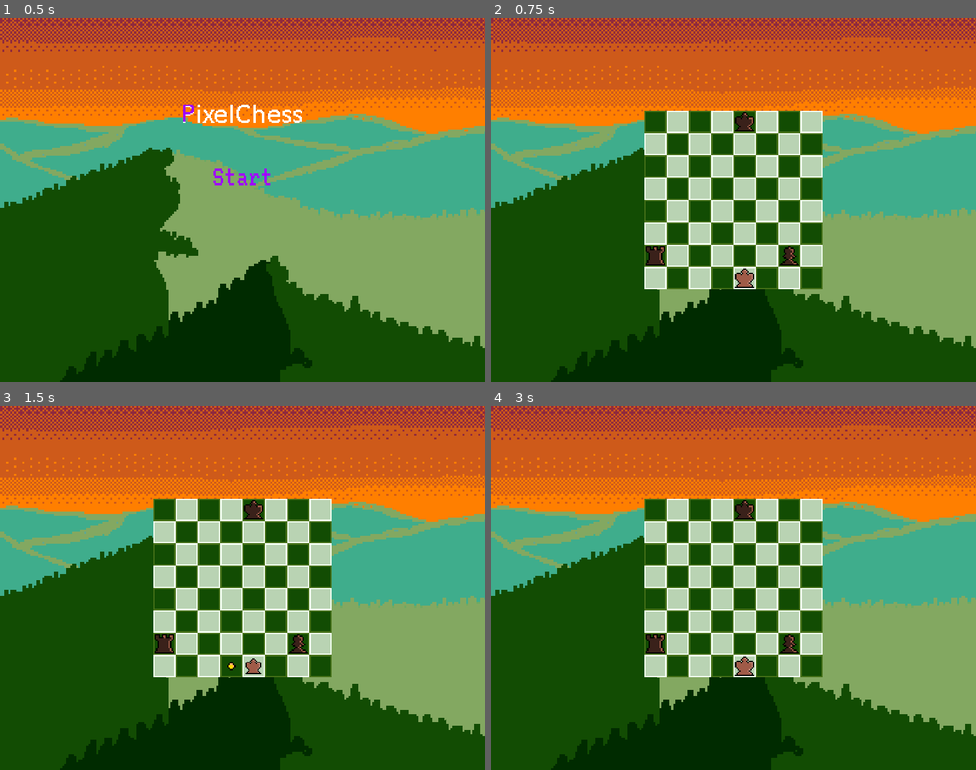
Above: before the commit, frames 1-4 (two rows, left to right).
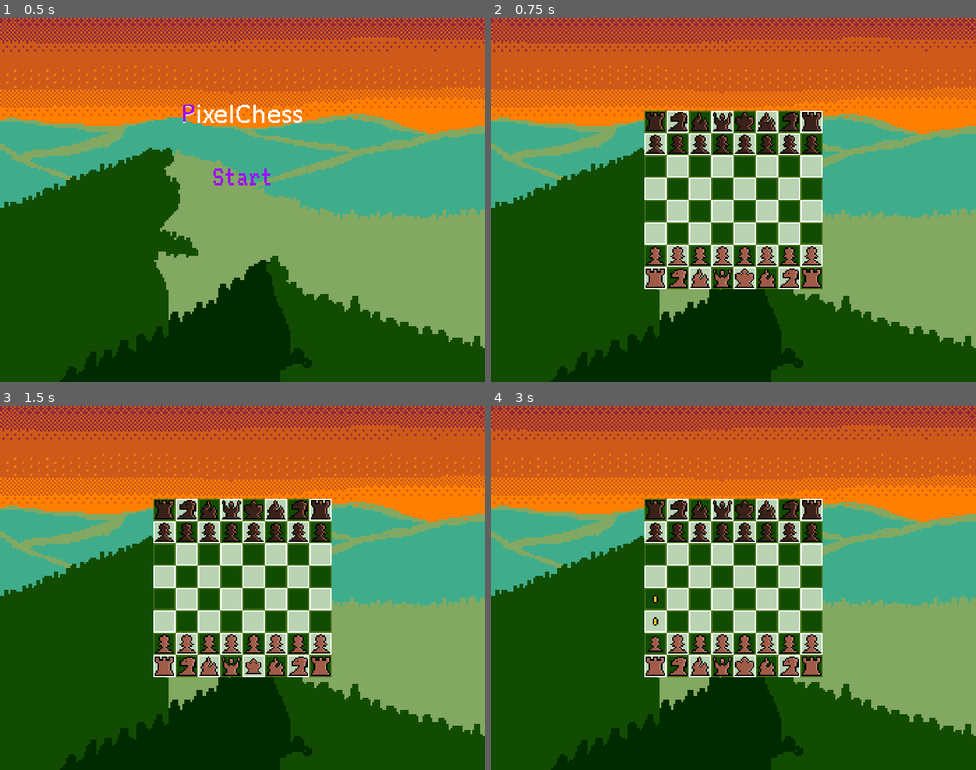
Above: after the commit, the same moments.

Repository: isaiahltupal/PixelChess
Game: Godot game, scene res://Scenes/main_menu.tscn
Same seed, same stepped clock (60 frames per second), same inputs: the game is played once before the commit and once after it.
Inputs (mouse positions are in pixels of both pictures, inside the frame that each line leads up to):
- Up to frame 1 (0.5 s): no input
- Up to frame 2 (0.75 s): click (733, 178) at 0.5 s
- Up to frame 3 (1.5 s): tap Enter at 1.25 s; move the mouse to (252, 664) at 1.27 s; press the mouse at (252, 664) at 1.28 s
- Up to frame 4 (3 s): tap Space at 2 s; move the mouse to (743, 511) at 2.02 s; release the mouse at (743, 511) at 2.03 s; click (743, 511) at 2.1 s; tap Enter at 2.75 s; move the mouse to (655, 642) at 2.77 s; press the mouse at (655, 642) at 2.78 s

Frame 1 is identical in both runs. In frame 2, 4.0% of the frame differs, in the area x 31-69%, y 25-75%; in frame 3, 4.0%; in frame 4, 4.1%.

Commit message:
en passant and quit game

Diff:
--- a/Scenes/end_screen.gd
+++ b/Scenes/end_screen.gd
@@ -1,5 +1,5 @@
 class_name EndScreen
-extends CanvasLayer
+extends Control
 
 
 # Called when the node enters the scene tree for the first time.
@@ -20,3 +20,17 @@
 		%Team.text = "BLACK"
 	else:
 		%Team.text = "WHITE"
+
+
+
+
+
+func _on_play_again_button_pressed() -> void:
+	var packed_game:PackedScene = preload("res://Scenes/game.tscn")
+	get_tree().change_scene_to_packed(packed_game)
+
+
+
+func _on_quit_button_pressed() -> void:
+	var packed_game:PackedScene = preload("res://Scenes/main_menu.tscn")
+	get_tree().change_scene_to_packed(packed_game)
--- a/Scenes/end_screen.tscn
+++ b/Scenes/end_screen.tscn
@@ -1,7 +1,8 @@
-[gd_scene load_steps=4 format=3 uid="uid://kvshxnuvof1o"]
+[gd_scene load_steps=5 format=3 uid="uid://kvshxnuvof1o"]
 
 [ext_resource type="Script" path="res://Scenes/end_screen.gd" id="1_d5qre"]
 [ext_resource type="Texture2D" uid="uid://dox2fl460gv13" path="res://ui elements.png" id="1_nnoyr"]
+[ext_resource type="Theme" uid="uid://c0q0w54400a2w" path="res://resources/theme.tres" id="3_opb58"]
 
 [sub_resource type="StyleBoxTexture" id="StyleBoxTexture_4kaem"]
 texture = ExtResource("1_nnoyr")
@@ -11,43 +12,68 @@
 texture_margin_bottom = 4.0
 region_rect = Rect2(6, 80, 104, 72)
 
-[node name="EndScreen" type="CanvasLayer"]
+[node name="EndScreen" type="Control"]
+layout_mode = 3
+anchors_preset = 0
 script = ExtResource("1_d5qre")
 
 [node name="Panel" type="Panel" parent="."]
-offset_left = 328.0
-offset_top = 248.0
-offset_right = 467.0
-offset_bottom = 360.0
+layout_mode = 1
+anchors_preset = 4
+anchor_top = 0.5
+anchor_bottom = 0.5
+offset_top = -56.0
+offset_right = 139.0
+offset_bottom = 56.0
+grow_vertical = 2
 size_flags_horizontal = 4
 size_flags_vertical = 4
 theme_override_styles/panel = SubResource("StyleBoxTexture_4kaem")
 
-[node name="HBoxContainer" type="HBoxContainer" parent="."]
+[node name="VBoxContainer" type="VBoxContainer" parent="Panel"]
+layout_mode = 1
 anchors_preset = 8
 anchor_left = 0.5
 anchor_top = 0.5
 anchor_right = 0.5
 anchor_bottom = 0.5
-offset_left = -43.5
+offset_left = -49.5
 offset_top = -20.0
-offset_right = 43.5
+offset_right = 49.5
 offset_bottom = 20.0
 grow_horizontal = 2
 grow_vertical = 2
+
+[node name="HBoxContainer" type="HBoxContainer" parent="Panel/VBoxContainer"]
+layout_mode = 2
+size_flags_horizontal = 4
 alignment = 1
 
-[node name="Team" type="Label" parent="HBoxContainer"]
+[node name="Team" type="Label" parent="Panel/VBoxContainer/HBoxContainer"]
 unique_name_in_owner = true
 layout_mode = 2
+theme = ExtResource("3_opb58")
 text = "Team"
 horizontal_alignment = 1
 
-[node name="Label" type="Label" parent="HBoxContainer"]
+[node name="Label" type="Label" parent="Panel/VBoxContainer/HBoxContainer"]
 layout_mode = 2
+theme = ExtResource("3_opb58")
 text = "Won "
 horizontal_alignment = 1
 metadata/_edit_use_anchors_ = true
 
-[node name="Button" type="Button" parent="HBoxContainer"]
+[node name="playAgainButton" type="Button" parent="Panel/VBoxContainer"]
+unique_name_in_owner = true
 layout_mode = 2
+theme = ExtResource("3_opb58")
+text = "Play Again"
+
+[node name="quitButton" type="Button" parent="Panel/VBoxContainer"]
+unique_name_in_owner = true
+layout_mode = 2
+theme = ExtResource("3_opb58")
+text = "Quit"
+
+[connection signal="pressed" from="Panel/VBoxContainer/playAgainButton" to="." method="_on_play_again_button_pressed"]
+[connection signal="pressed" from="Panel/VBoxContainer/quitButton" to="." method="_on_quit_button_pressed"]
--- a/Scenes/game.gd
+++ b/Scenes/game.gd
@@ -33,11 +33,14 @@
 var ValidScenes = []
 var pawnPromotionScene:Control
 var board
+@export var debugMode:bool
 # Called when the node enters the scene tree for the first time.
 func _ready() -> void:
 	initializeValidTiles()
-	#SetUpBoard()
-	test()
+	if !debugMode:
+		SetUpBoard()
+	else:
+		test()
 	PlayerTurn = Enums.TILETEAM.WHITE
 
 func _process(delta: float) -> void:
@@ -51,9 +54,13 @@
 #PIECE WAS MOVED , UPDATE GAME
 func pieceMoved(PreviousMapPosition:Vector2i,NextMapPosition:Vector2i,PieceEvoked:piece)->void:
 	var MoveNotation:String = ""
+	king_is_notChecked.emit(self.PlayerTurn)
 	#TODO HERE
 	#check update, check if a piece was eaten, change player turn
-
+	if PieceEvoked.piecetype == Enums.TILEPIECE.PAWN:
+		var lateralMovement = abs(PreviousMapPosition.x-NextMapPosition.x)
+		if lateralMovement==1 and !self.PIECES_ON_BOARD.has(NextMapPosition):
+			self.performEnPassant(PreviousMapPosition,NextMapPosition)
 	#check if piece existed on the new position
 	if self.PIECES_ON_BOARD.has(NextMapPosition):
 		self.captureEvent(NextMapPosition)
@@ -63,12 +70,18 @@
 
 	#check if pawn promotion
 	if PieceEvoked.piecetype == Enums.TILEPIECE.PAWN:
-		var tite = ChessUtils.isPawnPromotion(PieceEvoked)
 		if ChessUtils.isPawnPromotion(PieceEvoked):
 			self.pawnPromotionScene = pawnPromotion.instantiatePawn(PieceEvoked)
 			add_child(self.pawnPromotionScene)
 			self.pawnPromotionScene.connect("chosen_promotion",promotePawn)
 			return
+
+
+	#check if castle
+	if PieceEvoked.piecetype == Enums.TILEPIECE.KING:
+		var move_diff = abs(PreviousMapPosition.x - NextMapPosition.x)
+		if move_diff==2:
+			performCastling(PreviousMapPosition,NextMapPosition)
 
 	self.changePlayer()
 
@@ -138,12 +151,16 @@
 
 func test():
 
+
+	for i in [0,7]:
+		addPiece(Enums.TILETEAM.WHITE,Enums.TILEPIECE.ROOK,Vector2i(i,7))
+		addPiece(Enums.TILETEAM.BLACK,Enums.TILEPIECE.ROOK,Vector2i(i,0))
+
 	#king
+		#queen
 	addPiece(Enums.TILETEAM.WHITE,Enums.TILEPIECE.KING,Vector2i(4,7))
 	addPiece(Enums.TILETEAM.BLACK,Enums.TILEPIECE.KING,Vector2i(4,0))
-	addPiece(Enums.TILETEAM.BLACK,Enums.TILEPIECE.ROOK,Vector2i(0,6))
-	addPiece(Enums.TILETEAM.BLACK,Enums.TILEPIECE.PAWN,Vector2i(6,6))
-#virtual pieces to check other game states when determining if the check is a checkmate
+
 
 func SetUpBoard()->void:
 	for i in range(GlobalVariables.LENGTH):
@@ -184,6 +201,7 @@
 		self.PlayerTurn = Enums.TILETEAM.WHITE
 
 	%Background.changeBackground(self.PlayerTurn)
+	player_has_changed.emit(self.PlayerTurn)
 
 func captureEvent(NextMapPosition:Vector2i)->void:
 	self.PIECES_ON_BOARD[NextMapPosition].free()
@@ -217,3 +235,25 @@
 			checkMateEvent()
 	else:
 		king_is_notChecked.emit(self.PlayerTurn)
+
+
+func performCastling(PreviousMapPosition:Vector2i,NextMapPosition:Vector2i)->void:
+	if PreviousMapPosition.x > NextMapPosition.x: #did it move left
+		var rookPosition:Vector2i = Vector2i(0,NextMapPosition.y)
+		var rookNewPosition:Vector2i = Vector2i(NextMapPosition.x+1,NextMapPosition.y)
+		self.PIECES_ON_BOARD[rookNewPosition] = self.PIECES_ON_BOARD[rookPosition]
+		self.PIECES_ON_BOARD.erase(rookPosition)
+		self.PIECES_ON_BOARD[rookNewPosition].position = getPositionFromGridLocation(rookNewPosition)
+		self.PIECES_ON_BOARD[rookNewPosition].MapPosition = rookNewPosition
+	else: #did it move right
+		var rookPosition:Vector2i = Vector2i(7,NextMapPosition.y)
+		var rookNewPosition:Vector2i = Vector2i(NextMapPosition.x-1,NextMapPosition.y)
+		self.PIECES_ON_BOARD[rookNewPosition] = self.PIECES_ON_BOARD[rookPosition]
+		self.PIECES_ON_BOARD.erase(rookPosition)
+		self.PIECES_ON_BOARD[rookNewPosition].position = getPositionFromGridLocation(rookNewPosition)
+		self.PIECES_ON_BOARD[rookNewPosition].MapPosition = rookNewPosition
+
+func performEnPassant(PreviousMapPosition:Vector2i,NextMapPosition:Vector2i)->void:
+	var mapPosition:Vector2i = Vector2i(NextMapPosition.x,PreviousMapPosition.y)
+	self.PIECES_ON_BOARD[mapPosition].free()
+	self.PIECES_ON_BOARD.erase(mapPosition)
--- a/Scenes/king.gd
+++ b/Scenes/king.gd
@@ -1,5 +1,7 @@
 extends piece
 class_name king
+
+var isChecked:bool
 
 func _ready() -> void:
 	self.game.connect("king_is_Checked",self.displayChecked)
@@ -26,12 +28,47 @@
 func getValidPosiiton()->Array:
 	self.ValidGridLocation = [] #set to empty
 	self.getKingValidPosition()
+	self.getCastlingPosition()
 	return self.ValidGridLocation
 
 func displayChecked(team:Enums.TILETEAM)->void:
 	if team == self.team:
 		%check.visible = true
+		self.isChecked = true
 
 func hideChecked(team:Enums.TILETEAM)->void:
 	if team == self.team:
 		%check.visible = false
+		self.isChecked = false
+
+func getCastlingPosition()->void:
+	#check if there are rooks who havent moved
+	print("fuck")
+	var left:Vector2i = Vector2i(0,self.MapPosition.y)
+	var right:Vector2i = Vector2i(7,self.MapPosition.y)
+
+	if !self.hasMoved and !self.isChecked:
+		if self.game.PIECES_ON_BOARD.has(left):
+			var leftPiece:piece = self.game.PIECES_ON_BOARD[left]
+			print("???")
+			if leftPiece.team == self.team and leftPiece.piecetype == Enums.TILEPIECE.ROOK and !leftPiece.hasMoved:
+				var tilesAreFreeForCheck:bool = true
+				for i in range(1,GlobalVariables.LENGTH-self.MapPosition.x):
+					var positionToCheck = Vector2i(self.MapPosition.x-i,self.MapPosition.y)
+					if self.game.PIECES_ON_BOARD.has(positionToCheck):
+						tilesAreFreeForCheck = false
+				if tilesAreFreeForCheck:
+					var castlePosition:Vector2i = Vector2i(2,self.MapPosition.y)
+					self.ValidGridLocation.append(castlePosition)
+
+		if self.game.PIECES_ON_BOARD.has(right):
+			var rightPiece:piece = self.game.PIECES_ON_BOARD[right]
+			if rightPiece.team == self.team and rightPiece.piecetype == Enums.TILEPIECE.ROOK and !rightPiece.hasMoved:
+				var tilesAreFreeForCheck:bool = true
+				for i in range(self.MapPosition.x+1,7):
+					var positionToCheck = Vector2i(i,self.MapPosition.y)
+					if self.game.PIECES_ON_BOARD.has(positionToCheck):
+						tilesAreFreeForCheck = false
+				if tilesAreFreeForCheck:
+					var castlePosition:Vector2i = Vector2i(6,self.MapPosition.y)
+					self.ValidGridLocation.append(castlePosition)
--- a/Scenes/pawn.gd
+++ b/Scenes/pawn.gd
@@ -3,7 +3,6 @@
 
 var vulenerableFromEnPassant:bool = false
 #var doublePawnMove:bool = false
-
 
 #override this
 static func createObject(piecegame:Game,pieceteam:Enums.TILETEAM,tilepiece:Enums.TILEPIECE,MapPostion:Vector2i) -> pawn:
@@ -20,11 +19,15 @@
 	newPiece.updateSprite()
 	return newPiece
 
+func _ready() -> void:
+	self.connect("piece_moved",checkEnPassantVulnerable)
+	self.game.connect("player_has_changed",checkEnPassantVulnerableReset)
+
 #override
 func getValidPosiiton()->Array:
 	self.ValidGridLocation = [] #set to empty
 	self.getPawnValidPosition()
-	#self.getValidEnPassant()
+	self.getValidEnPassant()
 
 	return self.ValidGridLocation
 
@@ -44,11 +47,22 @@
 		if chosen_piece.piecetype == Enums.TILEPIECE.PAWN and self.isEnemy(chosen_piece.team):
 			var chosen_pawn:pawn = chosen_piece
 			if chosen_pawn.vulenerableFromEnPassant and self.isValidTile(left_move):
-				self.ValidGridLocation.appen(left_move)
+				self.ValidGridLocation.append(left_move)
 
 	if self.game.PIECES_ON_BOARD.has(right_check):
 		var chosen_piece:piece = self.game.PIECES_ON_BOARD[right_check]
 		if chosen_piece.piecetype == Enums.TILEPIECE.PAWN and self.isEnemy(chosen_piece.team):
 			var chosen_pawn:pawn = chosen_piece
-			if chosen_pawn.vulenerableFromEnPassant and self.isValidTile(left_move):
-				self.ValidGridLocation.appen(left_move)
+			if chosen_pawn.vulenerableFromEnPassant and self.isValidTile(right_move):
+				self.ValidGridLocation.append(right_move)
+
+func checkEnPassantVulnerable(PreviousMapPosition:Vector2i,NextMapPosition:Vector2i,args)->void:
+	#pawns are tricky and need extra logic
+	var stepcount = abs(PreviousMapPosition.y-NextMapPosition.y)
+	self.vulenerableFromEnPassant = false
+	if self.firstMove and stepcount == 2:
+		self.vulenerableFromEnPassant = true
+
+func checkEnPassantVulnerableReset(currTeam:Enums.TILETEAM)->void:
+	if self.team == currTeam:
+		self.vulenerableFromEnPassant = false
--- a/Scenes/piece.gd
+++ b/Scenes/piece.gd
@@ -17,6 +17,7 @@
 #var vulenerableFromEnPassant = false
 var hasMoved = false
 var firstMove = false
+var moveCounters:int = 0
 #var doublePawnMove = false
 
 func _ready() -> void:
@@ -32,7 +33,7 @@
 	#start dragging
 		if Input.is_action_pressed("leftMouseClick") and self.pieceCanBeDragged():
 			setBeingDragged()
-			self.set_scale(Vector2(0.8,0.8))
+			%Sprite2D.set_scale(Vector2(0.8,0.8))
 
 		#release piece
 		if Input.is_action_just_released("leftMouseClick") and beingDragged:
@@ -40,16 +41,16 @@
 				var previousMapPosition = self.MapPosition
 				self.MapPosition = self.game.getGridLocationFromPosition(self.global_position)
 				self.global_position = self.game.getPositionFromGridLocation(self.MapPosition)
-				self.piece_moved.emit(previousMapPosition,self.MapPosition,self)
 				if self.hasMoved == false:
 					self.firstMove = true
 				else:
 					self.firstMove == false
 				self.hasMoved = true
+				self.piece_moved.emit(previousMapPosition,self.MapPosition,self)
 			else:
 				self.global_position = self.game.getPositionFromGridLocation(self.MapPosition)
 
-			self.set_scale(Vector2(1,1))
+			%Sprite2D.set_scale(Vector2(1,1))
 			self.beingDragged = false
 			GlobalVariables.canInitiateDragPiece = true
 			self.reset_valid_moves.emit()
@@ -57,7 +58,7 @@
 
 func _on_area_2d_mouse_entered() -> void:
 	print(self.game.PlayerTurn)
-	if !isEnemy(self.game.PlayerTurn):
+	if !isEnemy(self.game.PlayerTurn) and GlobalVariables.canInitiateDragPiece:
 		self.display_valid_moves.emit(self.getLegalMoves())
 		self.isOnHover = true
 
--- a/Scenes/piece.tscn
+++ b/Scenes/piece.tscn
@@ -3,14 +3,16 @@
 [ext_resource type="Script" path="res://Scenes/piece.gd" id="1_xxxsi"]
 
 [sub_resource type="RectangleShape2D" id="RectangleShape2D_b10eo"]
-size = Vector2(8, 12)
+size = Vector2(10, 12)
 
 [node name="piece" type="Node2D"]
 script = ExtResource("1_xxxsi")
 
 [node name="Area2D" type="Area2D" parent="."]
+unique_name_in_owner = true
 
 [node name="CollisionShape2D" type="CollisionShape2D" parent="Area2D"]
+unique_name_in_owner = true
 z_index = 1
 shape = SubResource("RectangleShape2D_b10eo")
 one_way_collision_margin = 0.0
